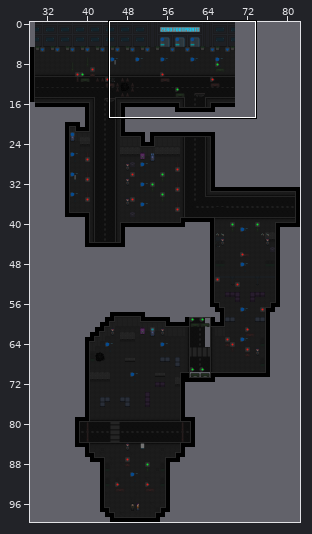
Two states of a Tiled map, src/ZeroFootprintSociety/Content/Maps2/DarkAlley.tmx. Above, an overview of the earlier version with the close-up marked.
Close-up. Before:
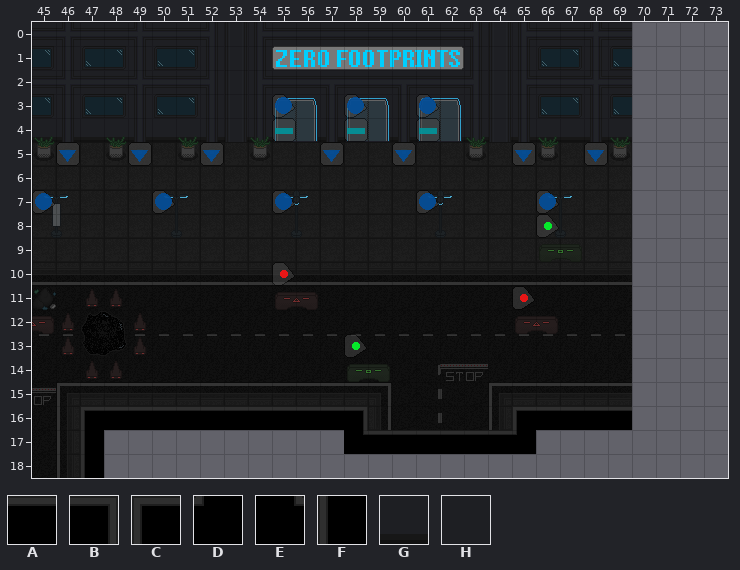
Cells are 24x24 px. Shown: x 45..73, y 0..18. The commit also changed other parts of the map, which this record leaves out.
Key: from "Walls": A 8, B 9, C 10, D 12, E 13, F 16, G 117, H 118.
_ is an empty cell, # one hidden under a higher layer.
Layers that did not change in this view are not listed.
Layer "Walls" before, first column x 45:
 0 HHHHHHHHHHHHHHHHHHHHHHHHH____
 1 HHHHHHHHHHH######HHHHHHHH____
 2 HHHHHHHHHHHHHHHHHHHHHHHHH____
 3 HHHHHHHHHHHHHHHHHHHHHHHHH____
 4 GGGGGGGGGGGGGGGGGGGGGGGGG____
 5 _____________________________
 6 _____________________________
 7 _____________________________
 8 _____________________________
 9 _____________________________
10 _____________________________
11 _____________________________
12 _____________________________
13 _____________________________
14 _____________________________
15 _____________________________
16 __CAAAAAAAAAAB______CAAAA____
17 __F__________EAAAAAAD________
18 __F__________________________
The result:
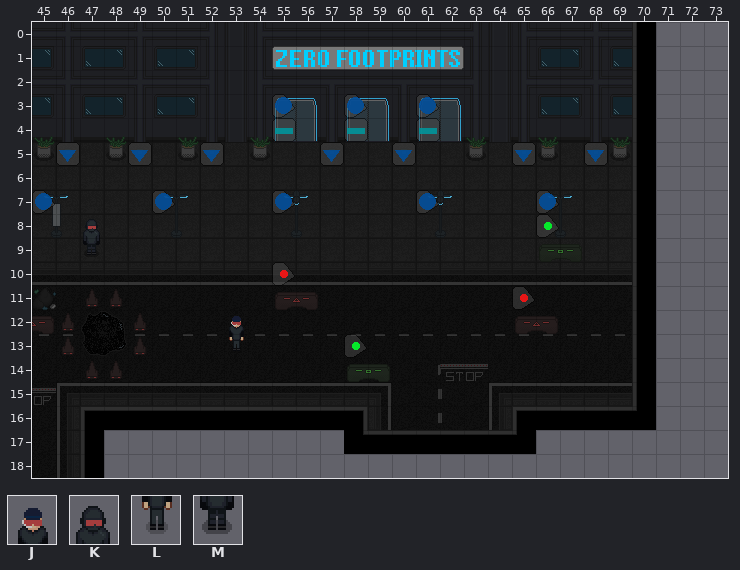
Further tiles: from "Characters": J 2, K 3, L 7, M 8.
From old to new:
Layer "Walls":
y 0..15: x 70 _ -> F
y 16: x 70 _ -> D
Layer "Characters":
y 8: x 47 _ -> K
y 9: x 47 _ -> M
y 12: x 53 _ -> J
y 13: x 53 _ -> L
Boxes around the changes in both close-ups, in picture pixels (x1, y1, x2, y2):
added: (632, 22, 656, 430)
added: (83, 219, 100, 257)
added: (229, 316, 244, 351)
